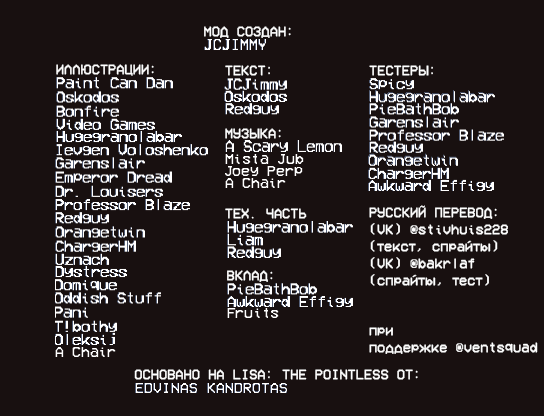
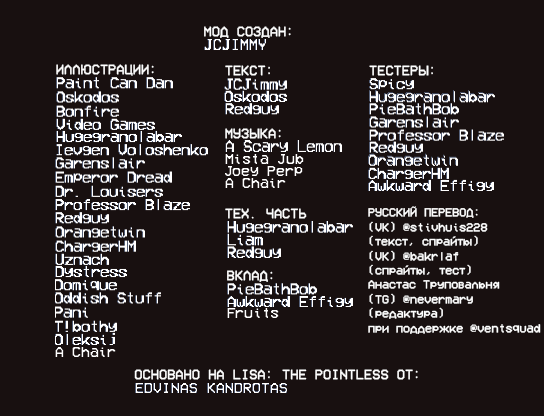
Revision of a layered 544 × 416 image; what changed, layer by layer:
painted on "РУССКИЙ ПЕРЕВОД: (VK) @stivhuis228 (текст, спрайты) (VK) @bakrl" over (368, 205, 541, 354)
